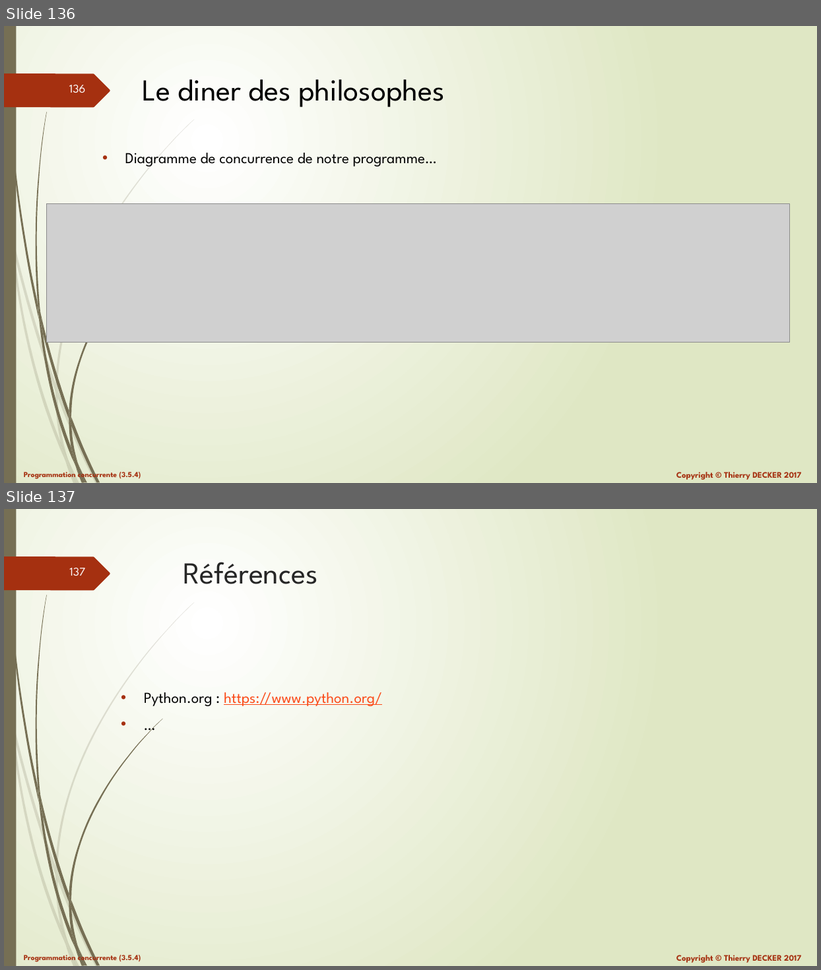
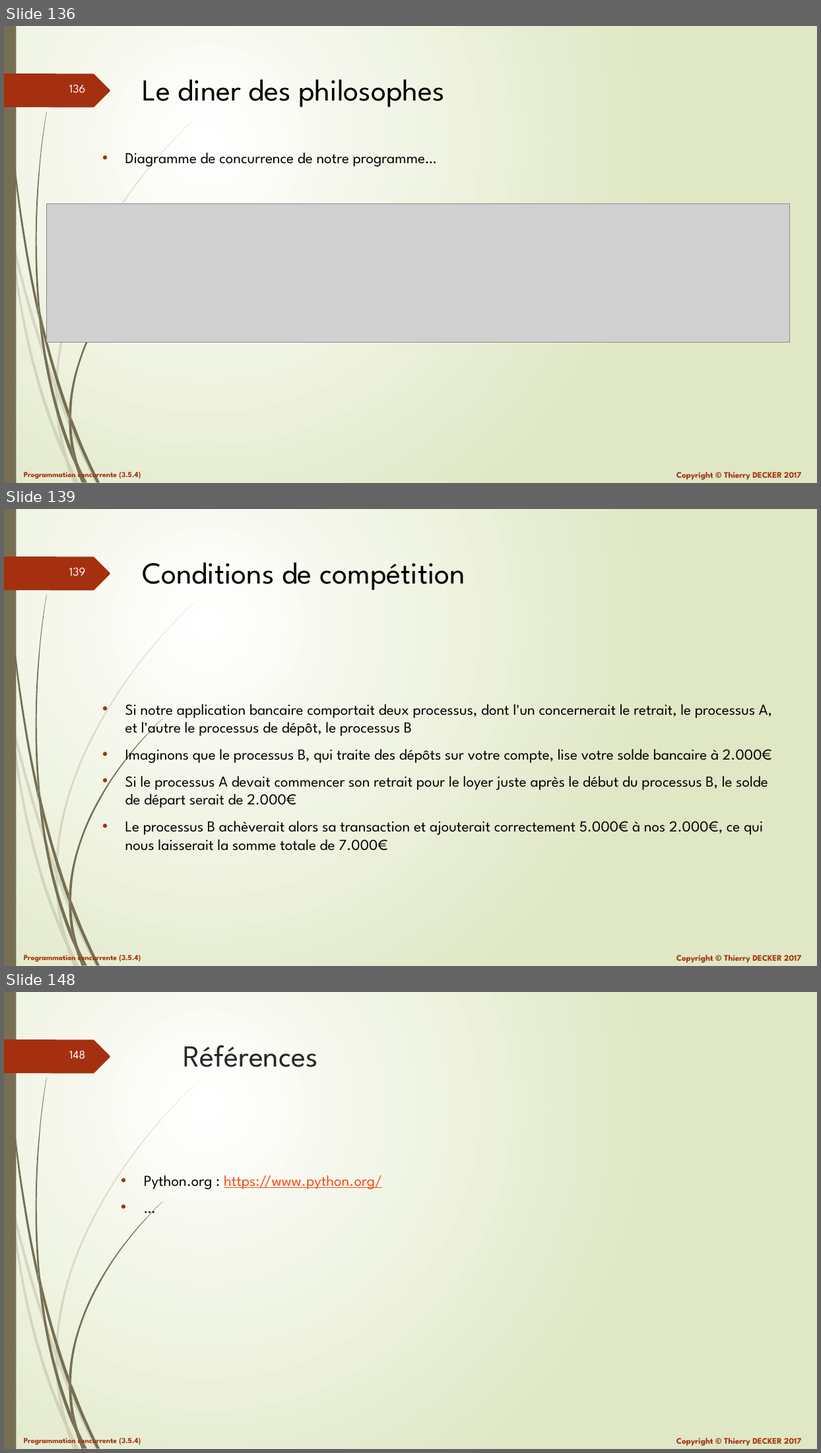
Before and after one commit to VikmanTheRacoon/learning-python, a slide deck: documentations/python-103.pptx. Shown one above the other, each under a label of ours: slides 136 and 137 before the commit, slides 136, 139 and 148 after it; the slides between them are not shown. The pictures are 821x970 and 821x1453 pixels, drawn with LibreOffice and Linux fonts; fonts in the diff are those of the drawing; grey boxes stand for pictures. Boxes give left, top, right and bottom in pixels: in the first picture for what was removed or moved away, otherwise in the second. Text is boxed around its words. In the diff, an @@ line names an element or a change of style, - is before the commit and + after.

```diff
--- a/documentations/python-103.pptx
+++ b/documentations/python-103.pptx
@@ slide 139 added at bbox=[4, 509, 817, 966], background gradient #FFFFFF to #DFE8C4; not listed: 27 template elements that a slide beside it also shows @@
@@ title added at bbox=[142, 562, 465, 590], 36 pt, text #000000 @@
+Conditions de compétition
@@ text added at bbox=[125, 704, 772, 851], 18 pt, text #000000 @@
+• Si notre application bancaire comportait deux processus, dont l'un concernerait le retrait, le processus A, et l'autre le processus de dépôt, le processus B
+• Imaginons que le processus B, qui traite des dépôts sur votre compte, lise votre solde bancaire à 2.000€
+• Si le processus A devait commencer son retrait pour le loyer juste après le début du processus B, le solde de départ serait de 2.000€
+• Le processus B achèverait alors sa transaction et ajouterait correctement 5.000€ à nos 2.000€, ce qui nous laisserait la somme totale de 7.000€
@@ what was slide 137 is now slide 148 @@
@@ page number at bbox=[69, 1051, 85, 1059]: text changed @@
-137
+148
```
Also in this commit, not shown: 10 other slides added, 1 other file.
